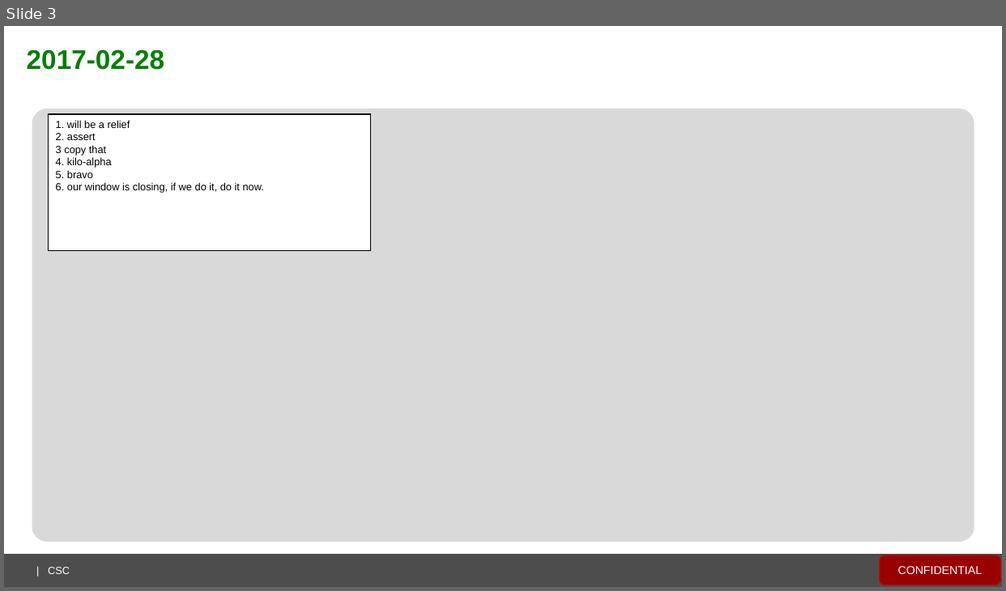
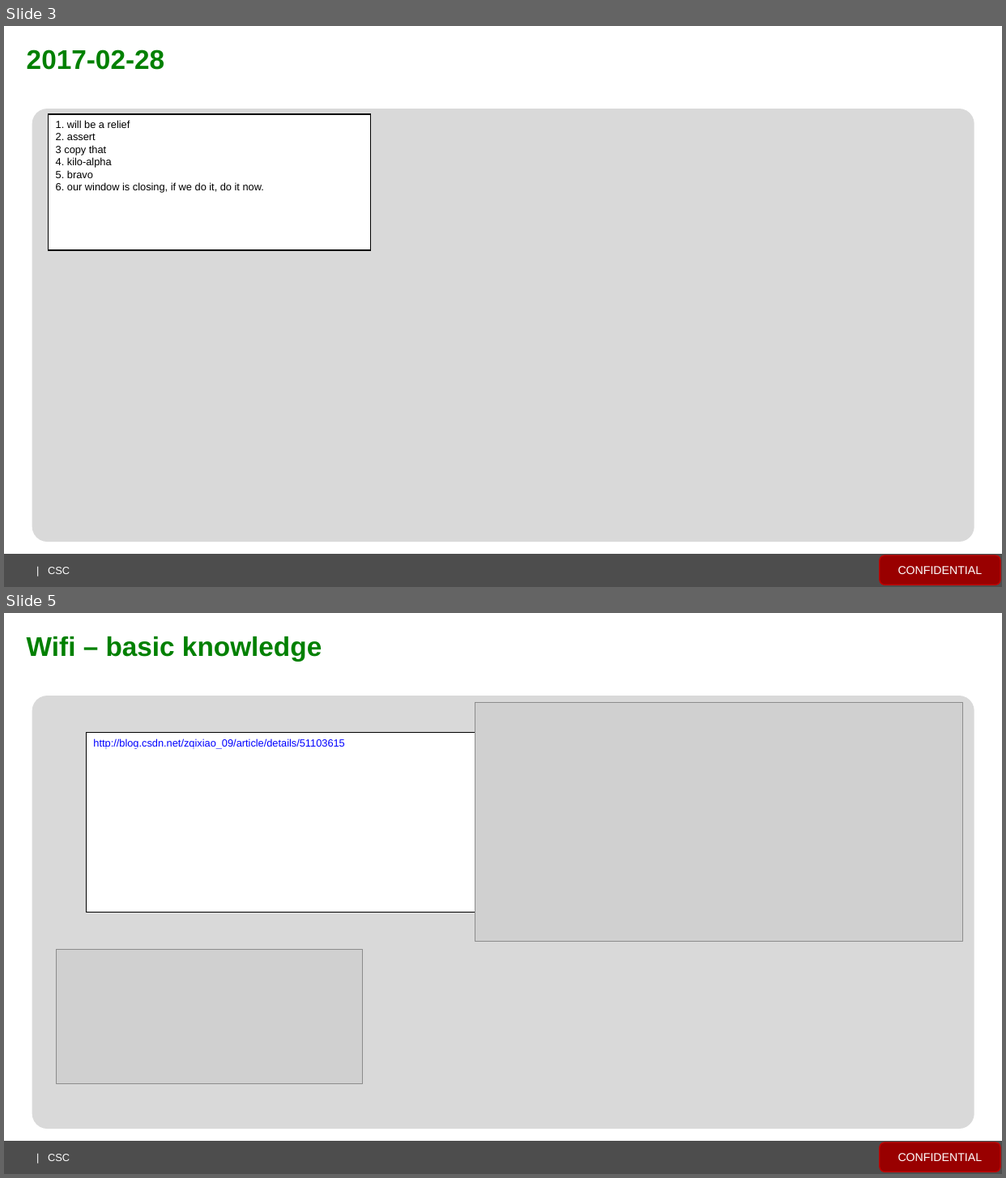
Before and after one commit to spartacus429496/everyday_note, a slide deck: everyday_note.pptx. Shown one above the other, each under a label of ours: slide 3 before the commit, slides 3 and 5 after it; the slides between them are not shown. The pictures are 1006x591 and 1006x1178 pixels, drawn with LibreOffice and Linux fonts; fonts in the diff are those of the drawing; grey boxes stand for pictures; background and template pictures are left out. Boxes give left, top, right and bottom in pixels: in the first picture for what was removed or moved away, otherwise in the second. Text is boxed around its words. In the diff, an @@ line names an element or a change of style, - is before the commit and + after.

```diff
--- a/everyday_note.pptx
+++ b/everyday_note.pptx
@@ slide 5 added at box(4, 613, 1002, 1174), background #FFFFFF; not listed: 4 template elements that a slide beside it also shows @@
@@ text added at box(27, 636, 322, 662), 26 pt, text #008000, bold @@
+Wifi – basic knowledge
@@ picture added at box(475, 703, 962, 941) @@
@@ rectangle added at box(87, 733, 677, 912), fill #FFFFFF, outline #000000 0.99 pt, 10 pt, text #0000FF, underline @@
+http://blog.csdn.net/zqixiao_09/article/details/51103615
@@ picture added at box(57, 950, 362, 1084) @@
```
Also in this commit, not shown: 12 slides changed, 3 other slides added, 4 slides removed.
